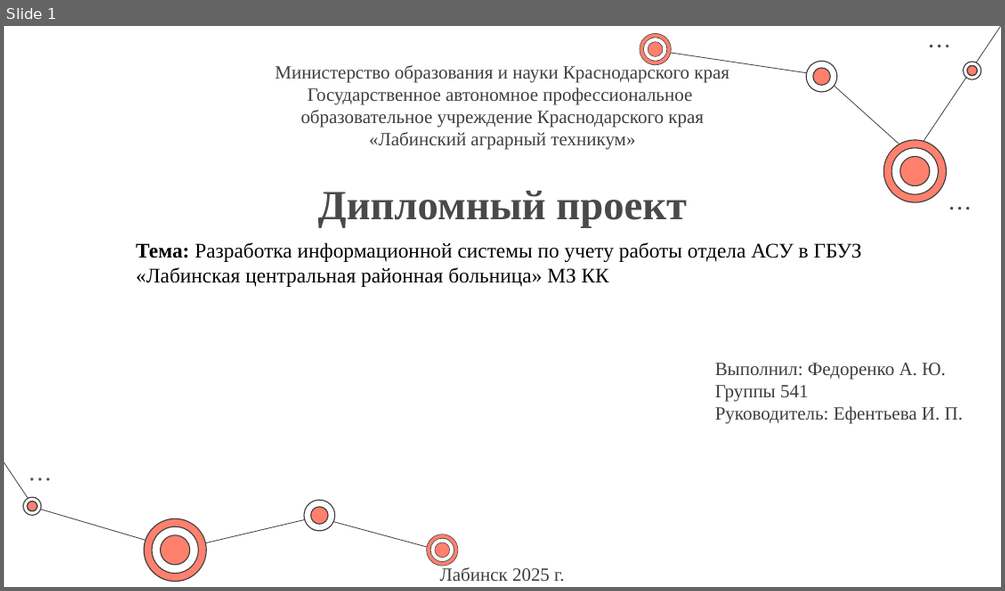
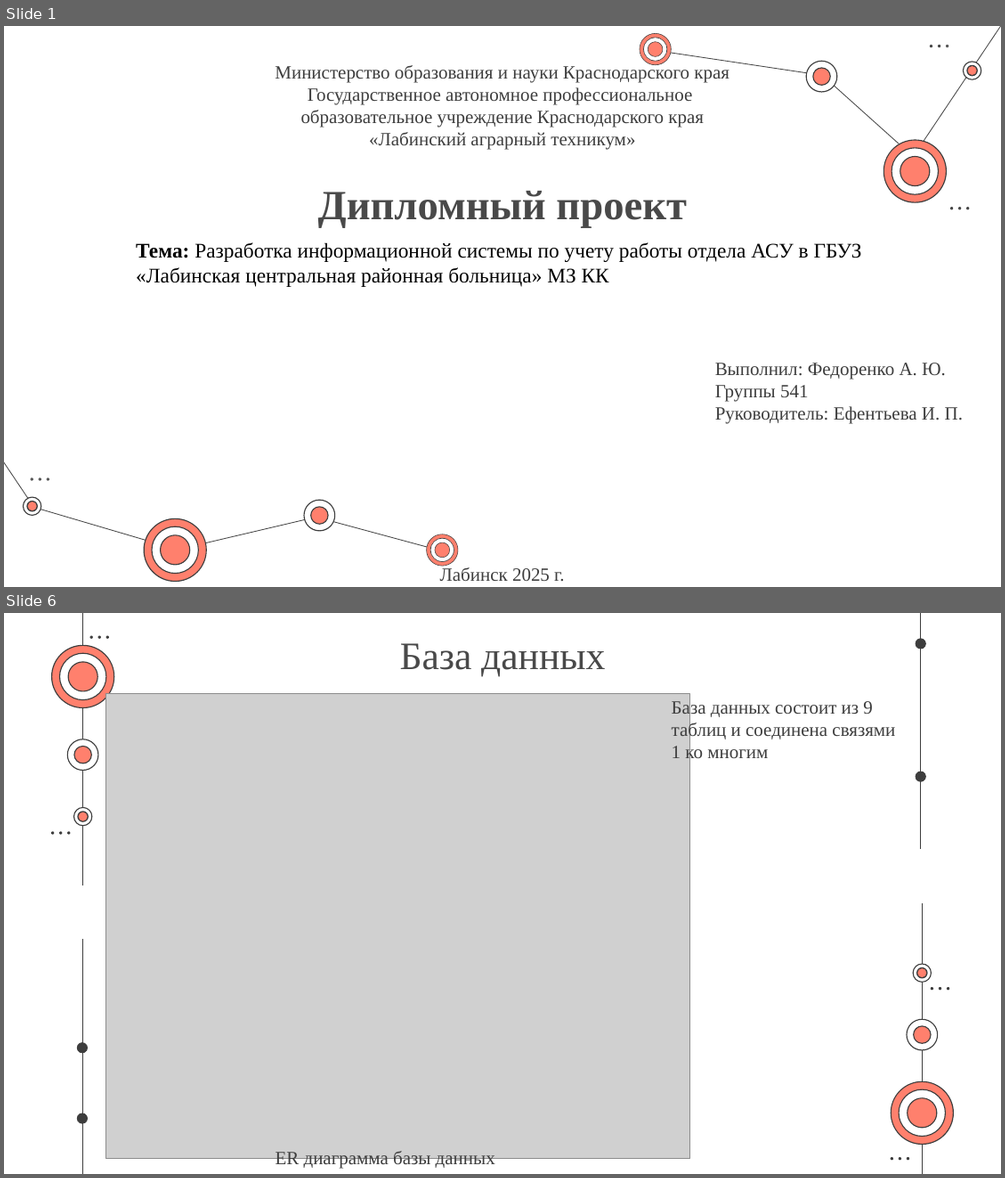
Before and after one commit to KaliShau/CSWT-CSharp, a slide deck: Презентация на защиту.pptx. Shown one above the other, each under a label of ours: slide 1 before the commit, slides 1 and 6 after it; the slides between them are not shown. The pictures are 1005x591 and 1005x1178 pixels, drawn with LibreOffice and Linux fonts; fonts in the diff are those of the drawing; grey boxes stand for pictures. Boxes give left, top, right and bottom in pixels: in the first picture for what was removed or moved away, otherwise in the second. Text is boxed around its words. In the diff, an @@ line names an element or a change of style, - is before the commit and + after.

```diff
--- a/Презентация на защиту.pptx
+++ b/Презентация на защиту.pptx
@@ slide 6 added at (x1=4, y1=613, x2=1001, y2=1174), background #FFFFFF @@
@@ group added at (x1=51, y1=613, x2=954, y2=1174): 28 freeform shapes, 16 ellipses, 4 lines @@
@@ title added at (x1=400, y1=643, x2=605, y2=677), 37.4 pt, text #494949 @@
+База данных
@@ picture added at (x1=106, y1=694, x2=689, y2=1159) @@
@@ text added at (x1=672, y1=699, x2=895, y2=763), 18 pt, text #3D3D3D @@
+База данных состоит из 9 таблиц и соединена связями 1 ко многим
@@ text added at (x1=275, y1=1151, x2=495, y2=1168), 18 pt, text #3D3D3D @@
+ER диаграмма базы данных
```
Also in this commit, not shown: 2 slides changed, 8 other slides added, 1 slide removed, 2 other files.
